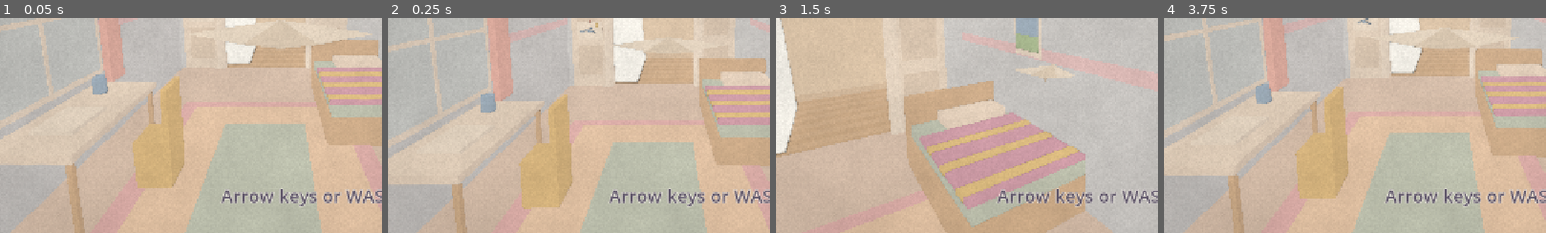
Above: before the commit, frames 1-4 (left to right).
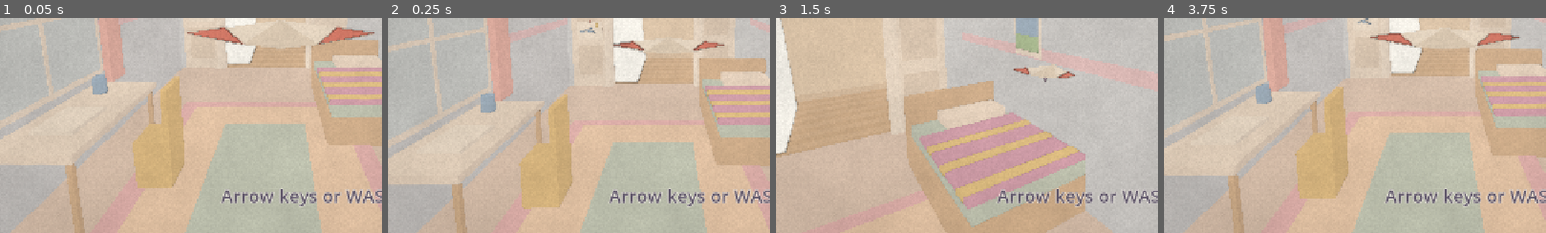
Above: after the commit, the same moments.

Repository: bartbasi/Updraft
Game: Godot game, scene res://scenes/main.tscn
Two runs of this game, one before a commit and one after it. Both use one fixed random seed, a clock stepped at 60 frames per second and the inputs below. Sound files missing from this copy of the repository are replaced by a short silence.
Inputs (mouse positions are % of the whole screen's width and height, from its top left):
- Up to frame 1 (0.05 s): no input
- Up to frame 2 (0.25 s): no input
- Up to frame 3 (1.5 s): move the mouse to (72, 45) at 0.52 s; hold D 0.53-1.25 s; click (72, 45) at 0.67 s; drag from (30, 55) to (45, 70) at 1.27 s
- Up to frame 4 (3.75 s): move the mouse to (60, 28) at 2.02 s; hold D 2.03-2.75 s; drag from (45, 70) to (20, 35) at 2.77 s; click "Fly again" at 3.5 s
The pictures show only the part of the screen within x 13-63%, y 46-96%; the shares and areas given below are measured in that part.

The runs differ from the first frame. In frame 1, 1.1% of the frame differs, in the area x 49-98%, y 3-13%; in frame 2, 0.4%; in frame 3, 0.2%; in frame 4, 0.7%.

Commit message:
Phase B fix 1: felt-pen wing tips so you can see your plane
Designer's fun review 1, item 1 (readable): the white plane vanished
against cream, peach and white rooms. The kid coloured the back of
each wing with a coral felt pen, lifted just off the paper, and the
keel is lilac grey. The plane now stands out in the first frame, the
gallery, through the arch, in the kitchen and at the window.

Adds the designer's review (docs/fun-review-1.md). Test: both wings
carry the mark on their back half, just above the paper.

Reviewed by code-reviewer (approved; should-fix applied: the test now
checks the mark sits just above the wing, not in or under it).

Co-Authored-By: Claude Opus 5.5 <noreply@anthropic.com>

Diff:
--- a/scripts/paper_plane.gd
+++ b/scripts/paper_plane.gd
@@ -10,6 +10,10 @@
 
 const RADIUS := 0.3
 const WORLD_LAYER := 1
+## The kid coloured the wing tips with a felt pen, so the plane stands out on pale walls.
+const FELT_PEN := Color("e88b7d")
+## How far the felt-pen marks sit above the paper (enough to never flicker, too little to see).
+const MARK_LIFT := 0.004
 
 @export var tuning: Tuning
 
@@ -212,7 +216,8 @@
 	var b := Art.Builder.new()
 	var white := Color("fbf8f1")
 	var crease := Color("eee8dd")
-	var keel := Color("e0d9cd")
+	var keel := Color("b8acc9")  # lilac grey
+	var lift := Vector3(0.0, MARK_LIFT, 0.0)
 	var nose := Vector3(0.0, 0.02, -0.62)
 	var tail := Vector3(0.0, 0.0, 0.4)
 	var keel_low := Vector3(0.0, -0.13, 0.34)
@@ -221,6 +226,7 @@
 		var fold := Vector3(0.2 * s, 0.025, 0.42)
 		b.triangle(nose, fold, tail, crease)
 		b.triangle(nose, tip, fold, white)
+		b.triangle(tip + lift, fold + lift, tip.lerp(nose, 0.3) + lift, FELT_PEN)
 		b.triangle(nose, tail, keel_low, keel)
 	return b.commit()
 
--- a/tests/test_plane_physics.gd
+++ b/tests/test_plane_physics.gd
@@ -52,3 +52,31 @@
 	check(stops[0] == 1, "plane should land and slide to a stop")
 	check(not plane.model.crashed, "a gentle landing is not a crash")
 	check(plane.distance > 2.0, "plane should travel before stopping (%.1f)" % plane.distance)
+
+
+## The kid's felt-pen marks: coral on the back of both wings, lifted just off the paper so they
+## show from above and behind, where the camera is (not sunk into the wing, which would flicker,
+## nor under it, where the camera never looks).
+func test_plane_has_coral_wing_marks_on_both_wings() -> void:
+	var arrays := PaperPlane.build_paper_mesh().surface_get_arrays(0)
+	var verts: PackedVector3Array = arrays[Mesh.ARRAY_VERTEX]
+	var colors: PackedColorArray = arrays[Mesh.ARRAY_COLOR]
+	# The white wing triangles (nose, tip, fold), to measure how far each mark sits above them.
+	var wings := []
+	for i in range(0, verts.size(), 3):
+		if colors[i].is_equal_approx(Color("fbf8f1")):
+			wings.append([Plane(verts[i], verts[i + 1], verts[i + 2]), signf(verts[i].x + verts[i + 1].x + verts[i + 2].x)])
+	var marked := {}
+	for i in verts.size():
+		if not colors[i].is_equal_approx(PaperPlane.FELT_PEN):
+			continue
+		var side := signf(verts[i].x)
+		marked[side] = true
+		check(verts[i].z >= 0.0, "the marks are on the back of the wing (%s)" % verts[i])
+		for entry: Array in wings:
+			var wing: Plane = entry[0]
+			if entry[1] == side:
+				var above := absf(wing.distance_to(verts[i]))
+				var up := (wing.project(verts[i]) - verts[i]).y < 0.0  # the mark is above, not under, the paper
+				check(up and above > 0.0005 and above < 0.01, "the mark sits just above its wing at %s (%.4f, above: %s)" % [verts[i], above, up])
+	check(marked.has(1.0) and marked.has(-1.0), "both wings carry a felt-pen mark")
Not shown, added: docs/fun-review-1.md
